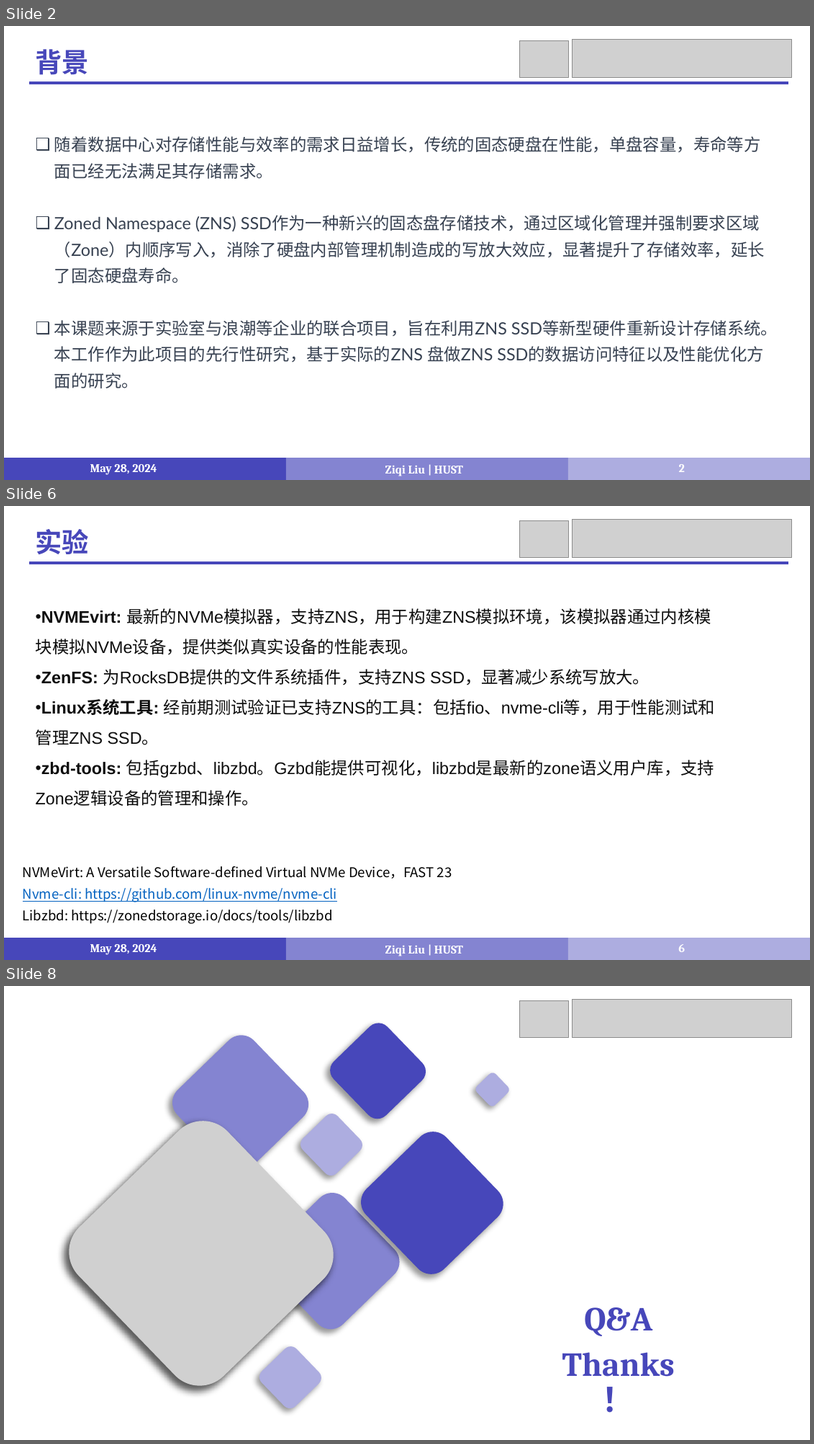
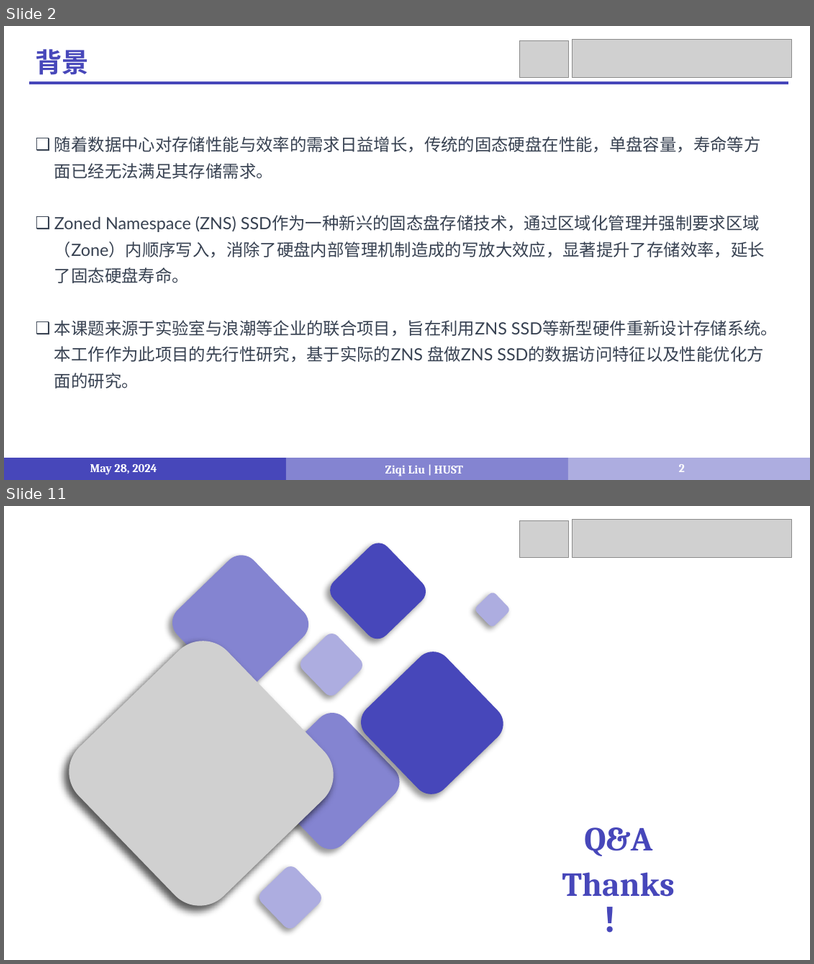
Before and after one commit to LiuziqiOvO/md, a slide deck: 毕设/毕设答辩.pptx. Shown one above the other, each under a label of ours: slides 2, 6 and 8 before the commit, slides 2 and 11 after it; the slides between them are not shown. The pictures are 814x1444 and 814x964 pixels, drawn with LibreOffice and Linux fonts; fonts in the diff are those of the drawing; grey boxes stand for pictures. Boxes give left, top, right and bottom in pixels: in the first picture for what was removed or moved away, otherwise in the second. Text is boxed around its words. In the diff, an @@ line names an element or a change of style, - is before the commit and + after.

```diff
--- a/毕设/毕设答辩.pptx
+++ b/毕设/毕设答辩.pptx
@@ slide 6 removed at [4,506,810,960], background #FFFFFF @@
@@ picture removed at [520,520,568,557] @@
@@ picture removed at [573,519,792,557] @@
@@ text removed at [36,529,90,554] @@
-实验
@@ line removed from (29, 563) to (790, 563) @@
@@ text removed at [36,608,715,806] @@
-• NVMEvirt: 最新的NVMe模拟器，支持ZNS，用于构建ZNS模拟环境，该模拟器通过内核模块模拟NVMe设备，提供类似真实设备的性能表现。
-• ZenFS: 为RocksDB提供的文件系统插件，支持ZNS SSD，显著减少系统写放大。
-• Linux系统工具: 经前期测试验证已支持ZNS的工具：包括fio、nvme-cli等，用于性能测试和管理ZNS SSD。
-• zbd-tools: 包括gzbd、libzbd。Gzbd能提供可视化，libzbd是最新的zone语义用户库，支持Zone逻辑设备的管理和操作。
@@ text removed at [23,866,453,924] @@
-NVMeVirt: A Versatile Software-defined Virtual NVMe Device，FAST 23
-Nvme-cli: https://github.com/linux-nvme/nvme-cli
-Libzbd: https://zonedstorage.io/docs/tools/libzbd
@@ rectangle removed at [4,937,286,960] @@
@@ rectangle removed at [286,937,569,960] @@
@@ rectangle removed at [568,937,810,960] @@
@@ text removed at [90,944,157,955] @@
-May 28, 2024
@@ text removed at [386,945,463,956] @@
-Ziqi Liu | HUST
@@ page number removed at [679,944,685,952] @@
-6
@@ what was slide 8 is now slide 11 @@
```
Also in this commit, not shown: 4 slides changed, 4 slides added, 3 other files.
